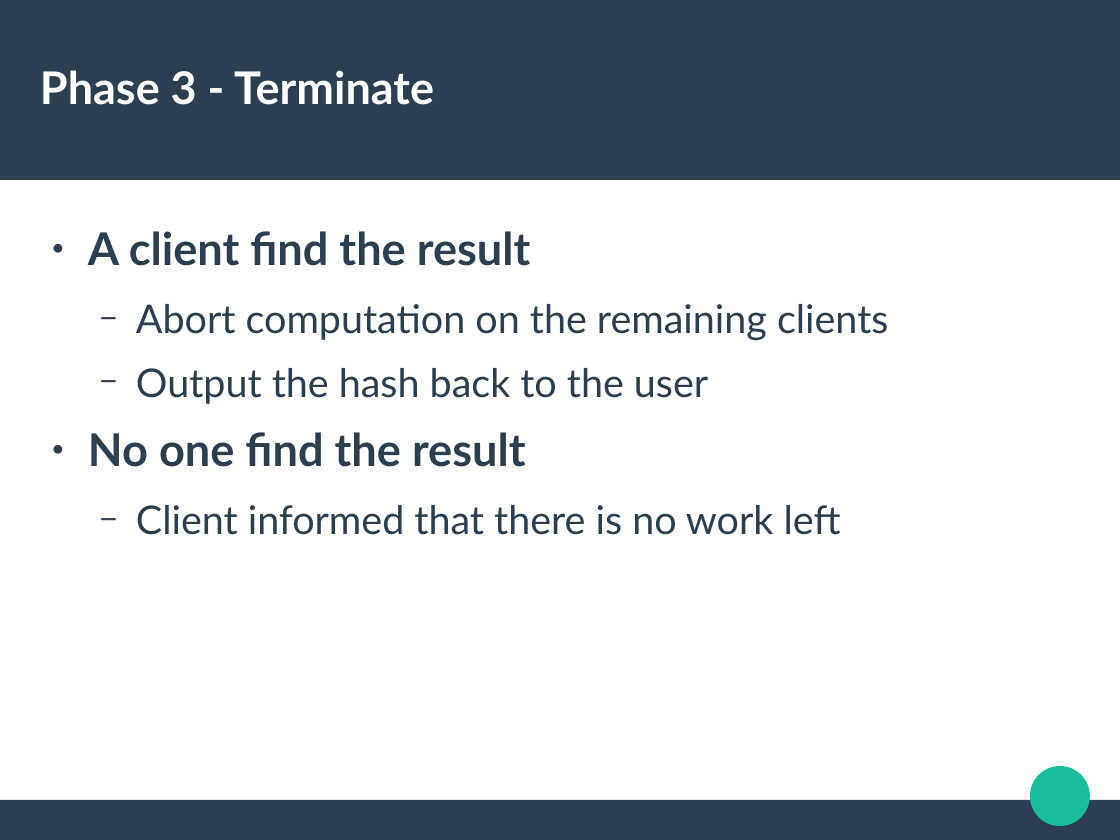
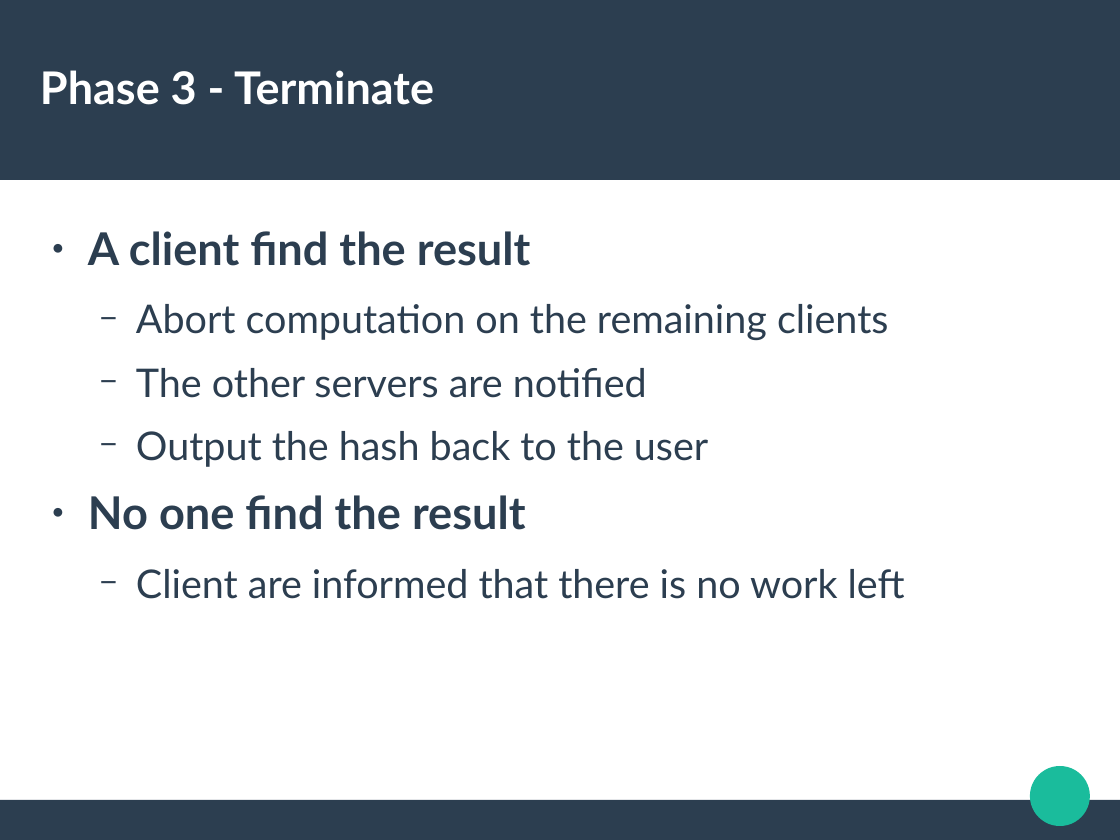
Before and after one commit to trandinhkhoa/distributed-system-project, a slide deck: slide 11 of presentation/defense.odp. Drawn at 1120x840 pixels with LibreOffice and Linux fonts; fonts in the diff are those of the drawing. Boxes give left, top, right and bottom in pixels: in the first picture for what was removed or moved away, otherwise in the second. Text is boxed around its words. In the diff, an @@ line names an element or a change of style, - is before the commit and + after.

```diff
--- a/presentation/defense.odp
+++ b/presentation/defense.odp
@@ text at <box>136,368,647,398</box>: paragraph added @@
+  − The other servers are notified
@@ text at <box>136,569,905,599</box>: text changed @@
-  − Client informed that there is no work left
+  − Client are informed that there is no work left
```
Also in this commit, not shown: 4 other slides changed.
